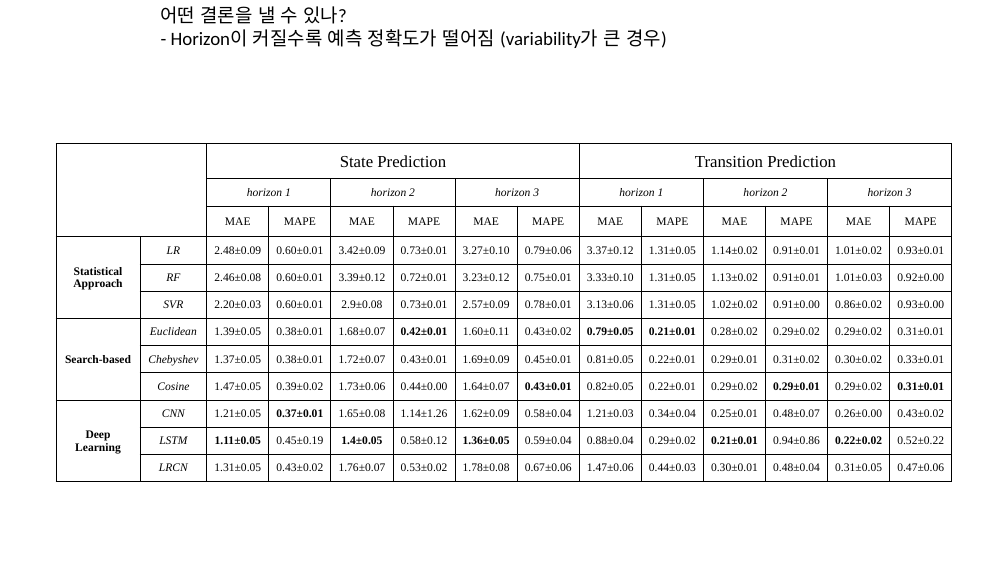
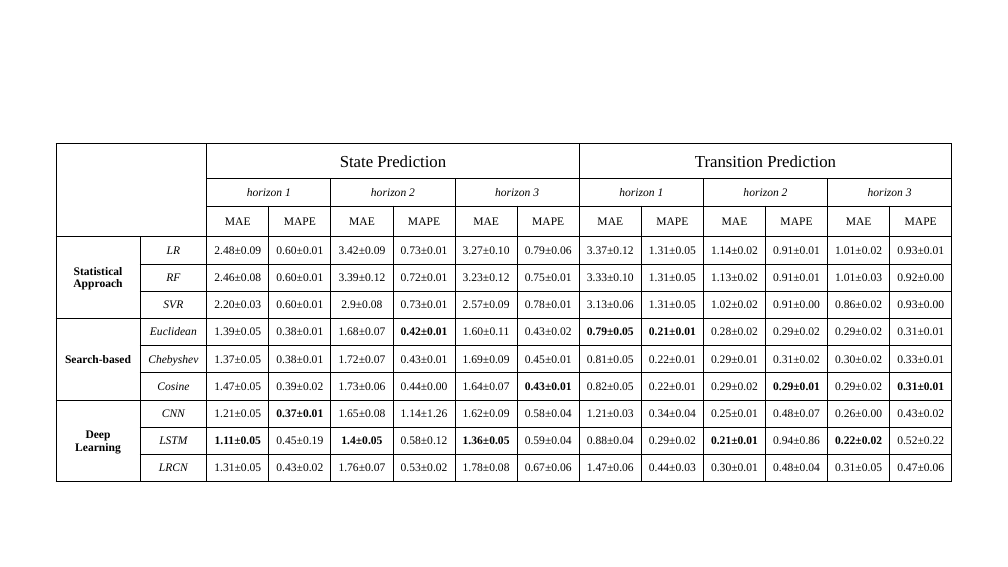
Before and after one commit to gyunamister/performance_prediction, a slide deck: slide 2 of experimental_results/further_experiments.pptx (slide 5 before the commit). Drawn at 1008x567 pixels with LibreOffice and Linux fonts; fonts in the diff are those of the drawing. Boxes give left, top, right and bottom in pixels: in the first picture for what was removed or moved away, otherwise in the second. Text is boxed around its words. In the diff, an @@ line names an element or a change of style, - is before the commit and + after.

```diff
--- a/experimental_results/further_experiments.pptx
+++ b/experimental_results/further_experiments.pptx
@@ text removed at (161, 6, 666, 48) @@
-어떤 결론을 낼 수 있나?
-- Horizon이 커질수록 예측 정확도가 떨어짐 (variability가 큰 경우)
```
Also in this commit, not shown: 1 other slide changed, 2 slides added, 3 slides removed, 12 other files.
